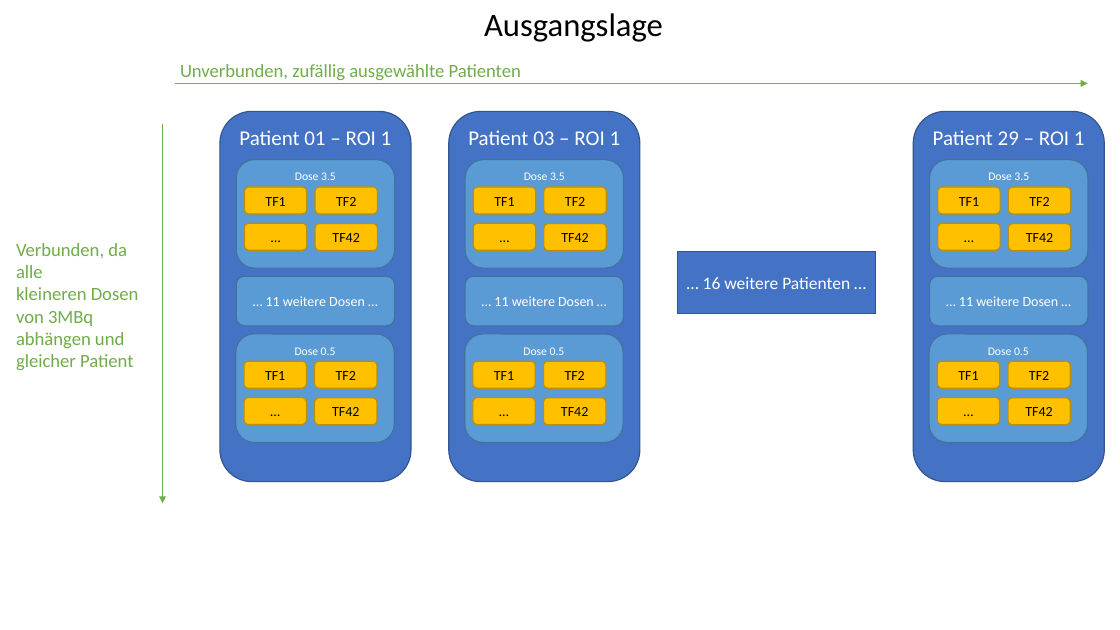
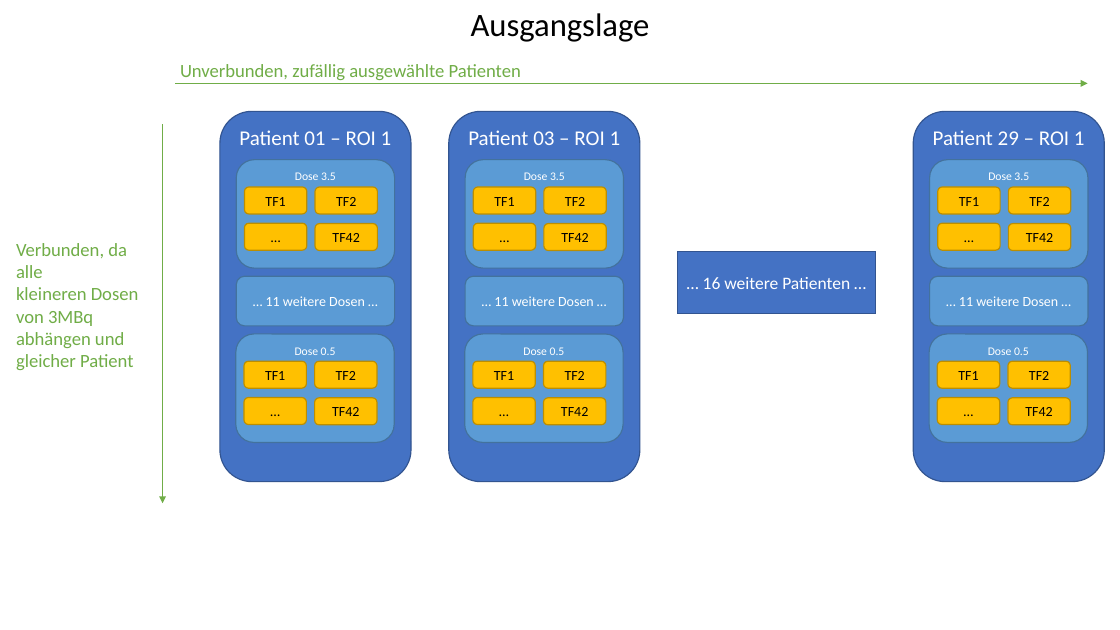
Before and after one commit to thomaskuestner/TAToolbox, a slide deck: slide 2 of Matthias/02-Patients3MBq/Was_wird_wie_getestet.pptx. Drawn at 1120x630 pixels with LibreOffice and Linux fonts; fonts in the diff are those of the drawing. Boxes give left, top, right and bottom in pixels: in the first picture for what was removed or moved away, otherwise in the second. Text is boxed around its words. In the diff, an @@ line names an element or a change of style, - is before the commit and + after.

```diff
--- a/Matthias/02-Patients3MBq/Was_wird_wie_getestet.pptx
+++ b/Matthias/02-Patients3MBq/Was_wird_wie_getestet.pptx
@@ text "Ausgangslage" moved from (x1=484, y1=13, x2=663, y2=42) to (x1=471, y1=13, x2=650, y2=42) @@
```
Also in this commit, not shown: 2 slides added, 26 other files.
